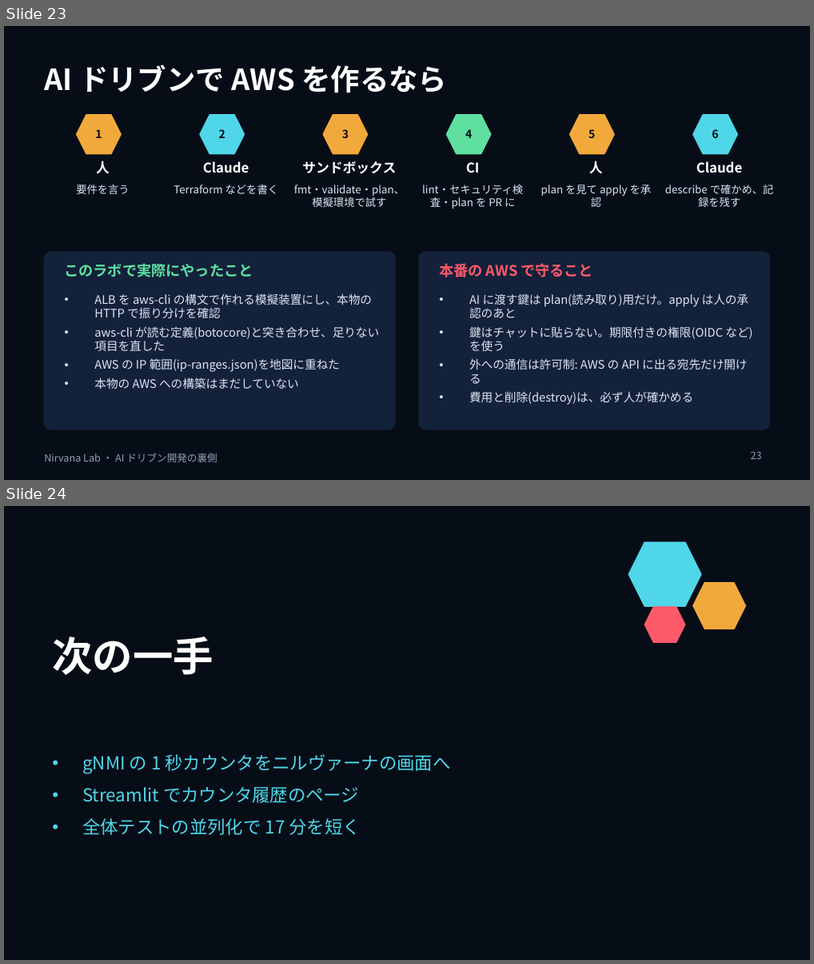
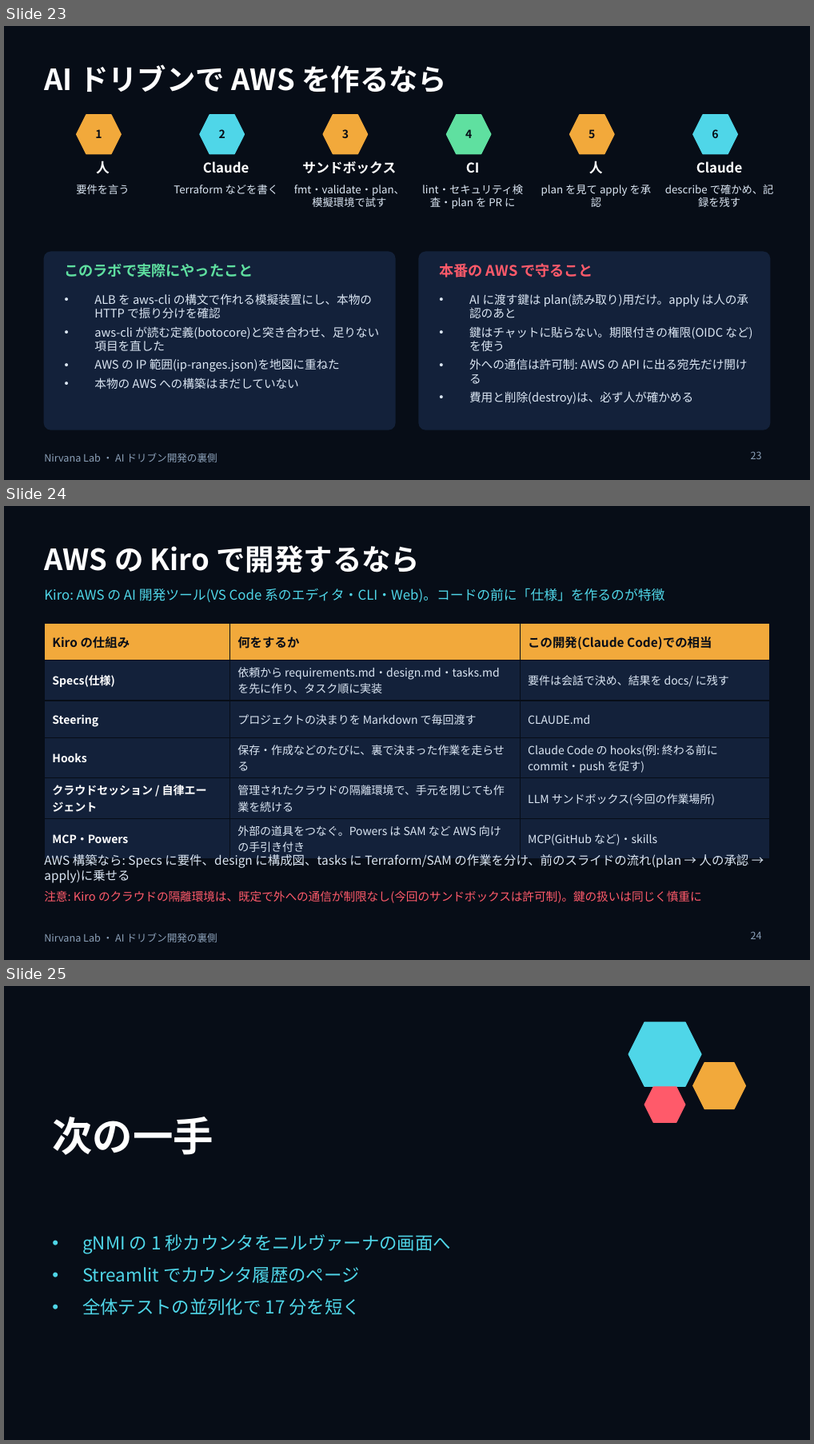
Before and after one commit to w-index-m/nirvana-lab, a slide deck: docs/ai-driven-dev-behind-the-scenes.pptx. Shown one above the other, each under a label of ours: slides 23 and 24 before the commit, slides 23, 24 and 25 after it. The pictures are 814x964 and 814x1444 pixels, drawn with LibreOffice and Linux fonts; fonts in the diff are those of the drawing. Boxes give left, top, right and bottom in pixels: in the first picture for what was removed or moved away, otherwise in the second. Text is boxed around its words. In the diff, an @@ line names an element or a change of style, - is before the commit and + after.

```diff
--- a/docs/ai-driven-dev-behind-the-scenes.pptx
+++ b/docs/ai-driven-dev-behind-the-scenes.pptx
@@ slide 24 added at (x1=4, y1=506, x2=810, y2=960), background #070D17; not listed: 1 template element that a slide beside it also shows @@
@@ title added at (x1=44, y1=545, x2=420, y2=573), 26 pt, text #FFFFFF, bold @@
+AWS の Kiro で開発するなら
@@ text added at (x1=44, y1=588, x2=665, y2=602), 12 pt, text #4FD6E8 @@
+Kiro: AWS の AI 開発ツール(VS Code 系のエディタ・CLI・Web)。コードの前に「仕様」を作るのが特徴
@@ table added at (x1=44, y1=623, x2=770, y2=855), 6 rows, 3 columns @@
+Kiro の仕組み | 何をするか | この開発(Claude Code)での相当
+Specs(仕様) | 依頼から requirements.md・design.md・tasks.md を先に作り、タスク順に実装 | 要件は会話で決め、結果を docs/ に残す
+Steering | プロジェクトの決まりを Markdown で毎回渡す | CLAUDE.md
+Hooks | 保存・作成などのたびに、裏で決まった作業を走らせる | Claude Code の hooks(例: 終わる前に commit・push を促す)
+クラウドセッション / 自律エージェント | 管理されたクラウドの隔離環境で、手元を閉じても作業を続ける | LLM サンドボックス(今回の作業場所)
+MCP・Powers | 外部の道具をつなぐ。Powers は SAM など AWS 向けの手引き付き | MCP(GitHub など)・skills
@@ text added at (x1=44, y1=854, x2=750, y2=883), 11 pt, text #DBE6F3 @@
+AWS 構築なら: Specs に要件、design に構成図、tasks に Terraform/SAM の作業を分け、前のスライドの流れ(plan → 人の承認 → apply)に乗せる
@@ text added at (x1=44, y1=890, x2=702, y2=903), 10.5 pt, text #FF5A6A @@
+注意: Kiro のクラウドの隔離環境は、既定で外への通信が制限なし(今回のサンドボックスは許可制)。鍵の扱いは同じく慎重に
@@ page number added at (x1=751, y1=931, x2=762, y2=939), 9 pt, text #8BA0B8 @@
+24
@@ what was slide 24 is now slide 25 @@
```
Also in this commit, not shown: 3 other files.
